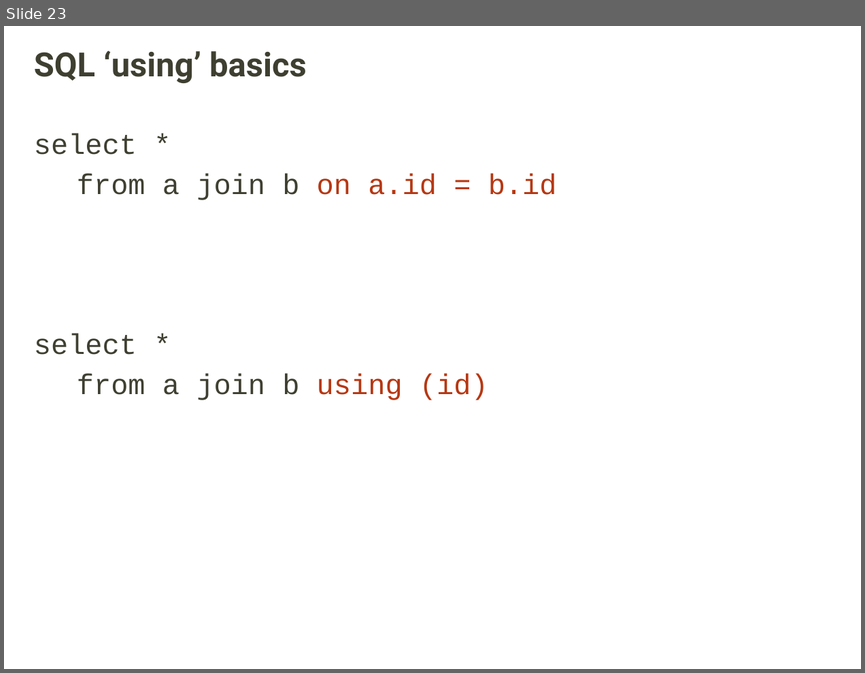
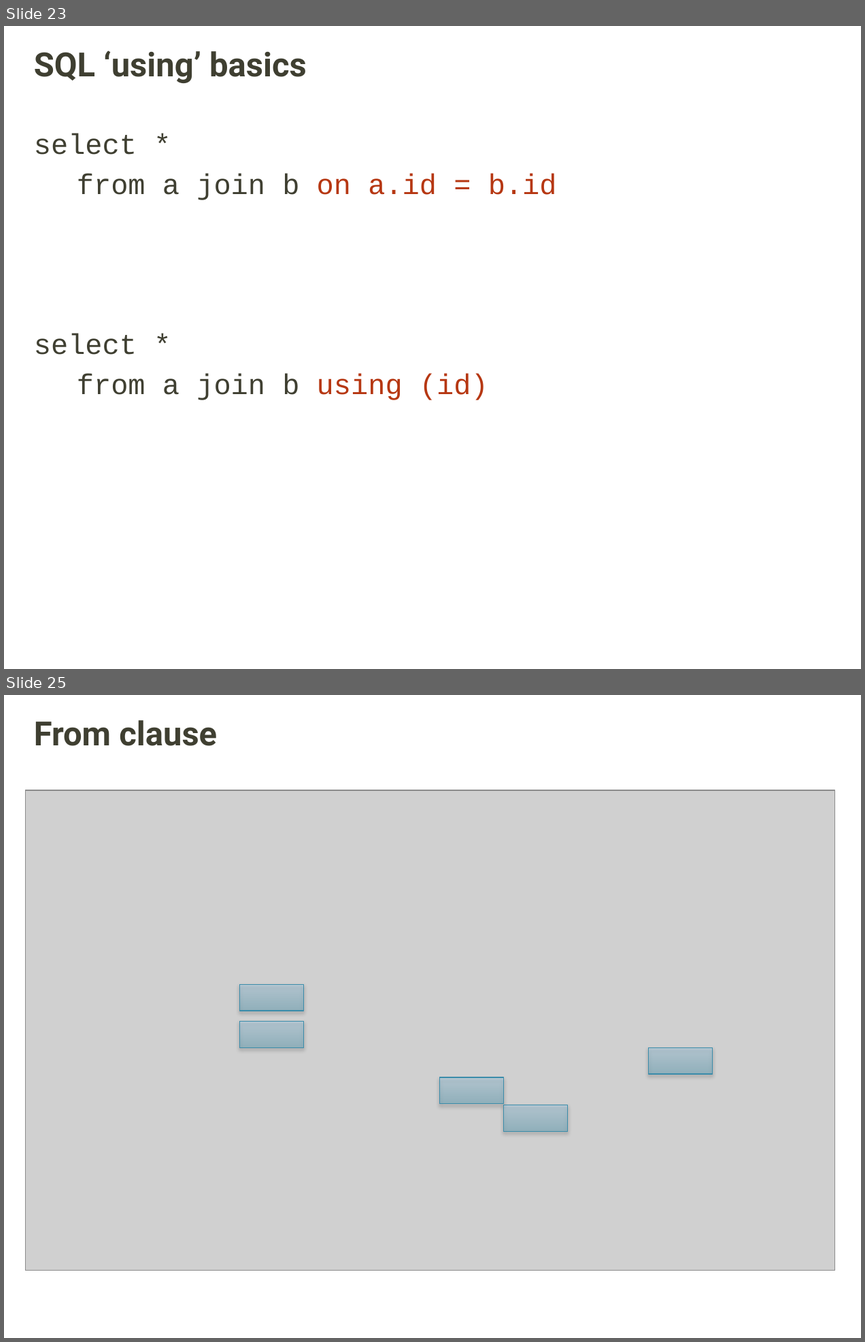
Before and after one commit to thepler/using-using-with-with, a slide deck: using-using-with-with.pptx. Shown one above the other, each under a label of ours: slide 23 before the commit, slides 23 and 25 after it; the slides between them are not shown. The pictures are 865x673 and 865x1342 pixels, drawn with LibreOffice and Linux fonts; fonts in the diff are those of the drawing; grey boxes stand for pictures; background and template pictures are left out. Boxes give left, top, right and bottom in pixels: in the first picture for what was removed or moved away, otherwise in the second. Text is boxed around its words. In the diff, an @@ line names an element or a change of style, - is before the commit and + after.

```diff
--- a/using-using-with-with.pptx
+++ b/using-using-with-with.pptx
@@ slide 25 added at (x1=4, y1=695, x2=861, y2=1338), background picture (left out) @@
@@ title added at (x1=34, y1=720, x2=217, y2=746), 28 pt, text #3F3F32, bold @@
+From clause
@@ picture added at (x1=26, y1=790, x2=834, y2=1270) @@
@@ rectangle added at (x1=239, y1=985, x2=304, y2=1011), fill gradient #2F97BB to #9FDAFB, outline #3B8DAA 0.75 pt @@
@@ rectangle added at (x1=239, y1=1021, x2=304, y2=1048), fill gradient #2F97BB to #9FDAFB, outline #3B8DAA 0.75 pt @@
@@ rectangle added at (x1=649, y1=1047, x2=713, y2=1074), fill gradient #2F97BB to #9FDAFB, outline #3B8DAA 0.75 pt @@
@@ rectangle added at (x1=439, y1=1077, x2=504, y2=1104), fill gradient #2F97BB to #9FDAFB, outline #3B8DAA 0.75 pt @@
@@ rectangle added at (x1=504, y1=1104, x2=568, y2=1131), fill gradient #2F97BB to #9FDAFB, outline #3B8DAA 0.75 pt @@
```
Also in this commit, not shown: 4 other slides added.
